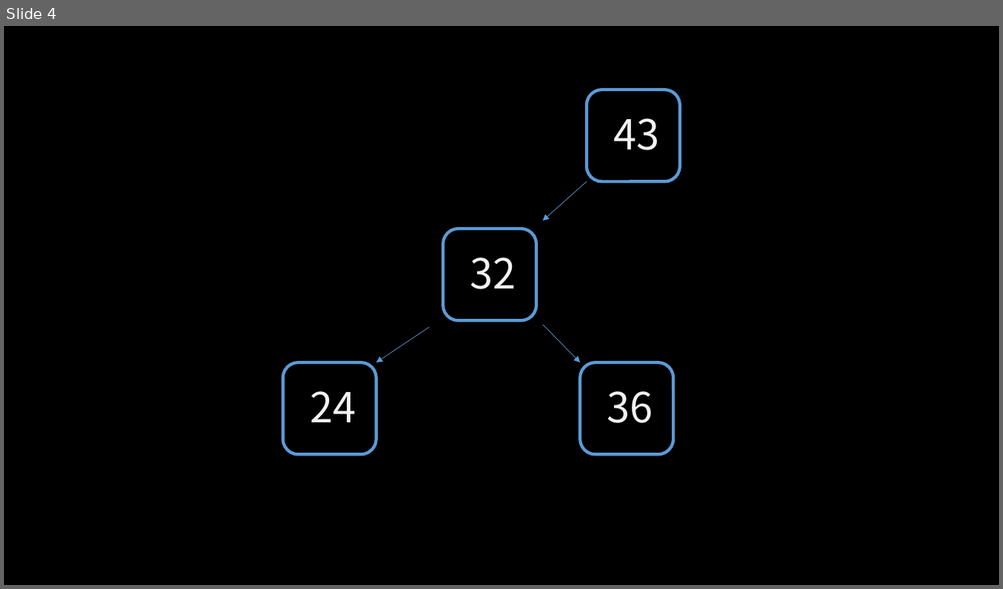
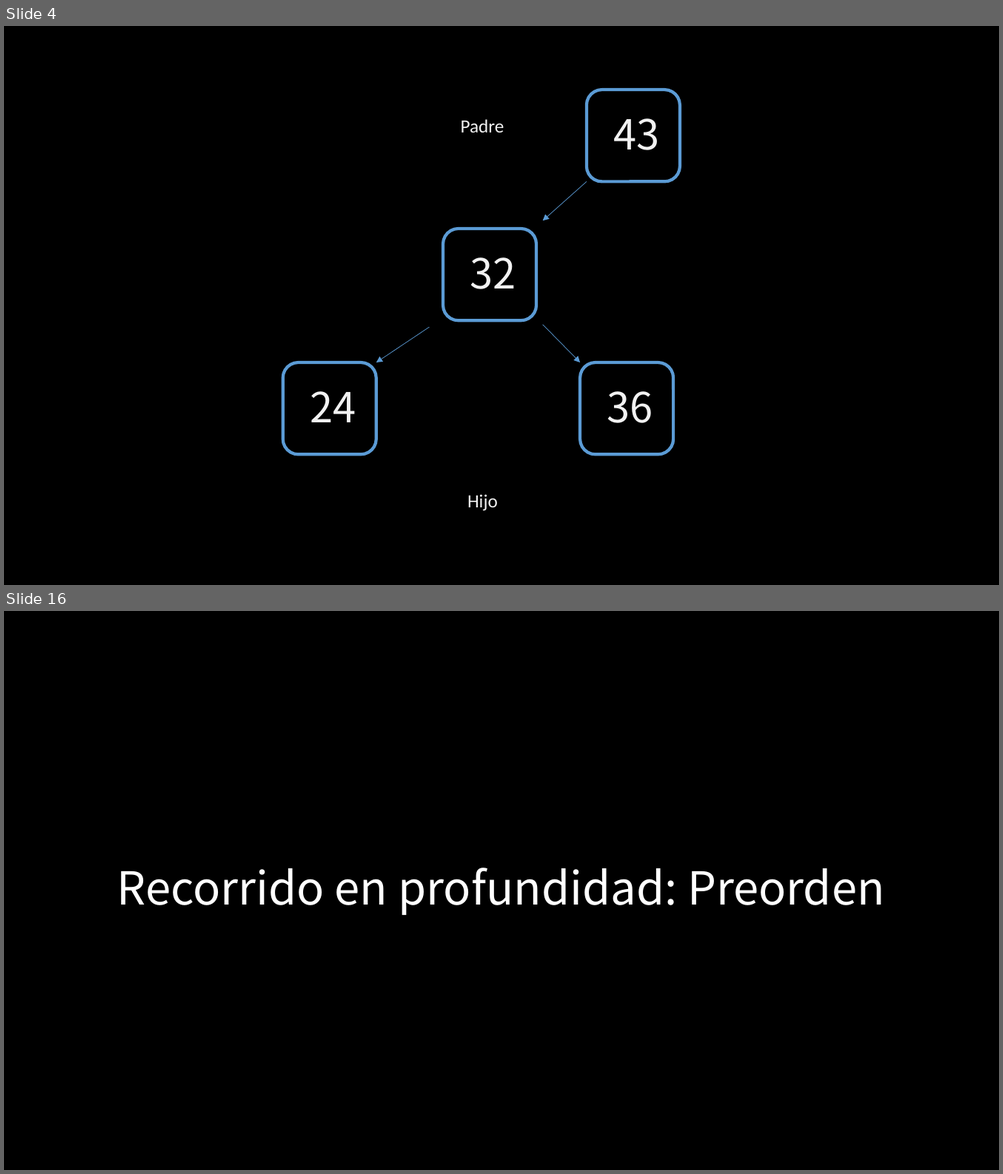
Before and after one commit to jcontrolresearch/DataStructure, a slide deck: Documents/[4]Arboles_binarios-Recorrido.pptx. Shown one above the other, each under a label of ours: slide 4 before the commit, slides 4 and 16 after it; the slides between them are not shown. The pictures are 1003x589 and 1003x1174 pixels, drawn with LibreOffice and Linux fonts; fonts in the diff are those of the drawing. Boxes give left, top, right and bottom in pixels: in the first picture for what was removed or moved away, otherwise in the second. Text is boxed around its words. In the diff, an @@ line names an element or a change of style, - is before the commit and + after.

```diff
--- a/Documents/[4]Arboles_binarios-Recorrido.pptx
+++ b/Documents/[4]Arboles_binarios-Recorrido.pptx
@@ slide 16 added at <box>4,611,999,1170</box>, background #000000 @@
@@ title added at <box>117,868,885,915</box>, 44 pt, text #FFFFFF @@
+Recorrido en profundidad: Preorden
@@ slide 4 changed as well @@
@@ text added at <box>461,119,504,133</box>, 18 pt, text #F2F2F2 @@
+Padre
@@ text added at <box>467,494,498,511</box>, 18 pt, text #F2F2F2 @@
+Hijo
```
Also in this commit, not shown: 1 other slide changed, 21 other slides added.
